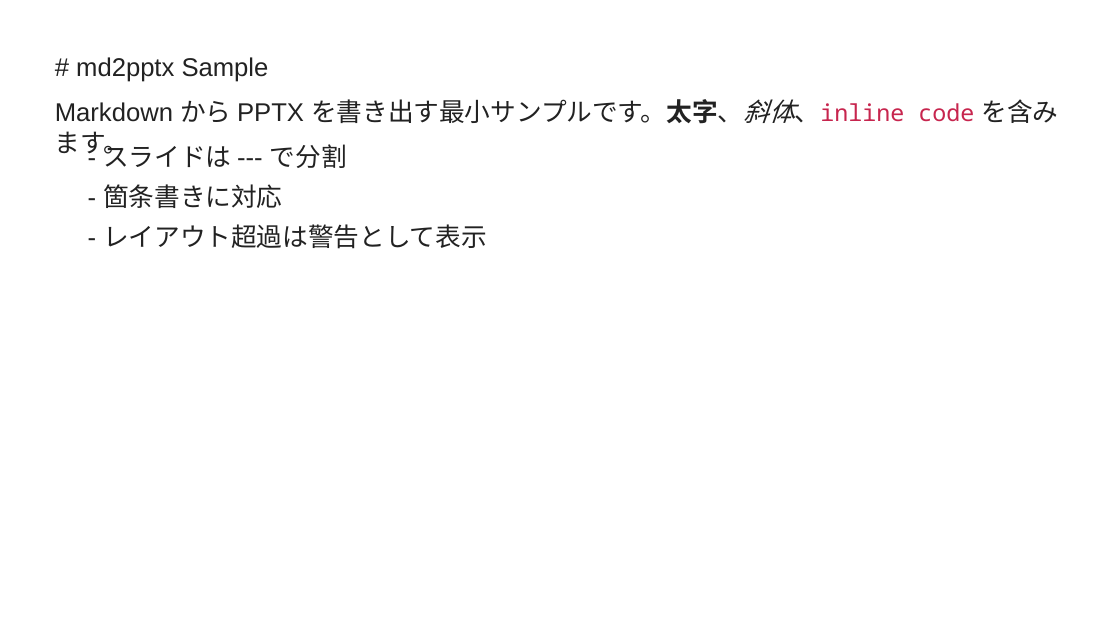
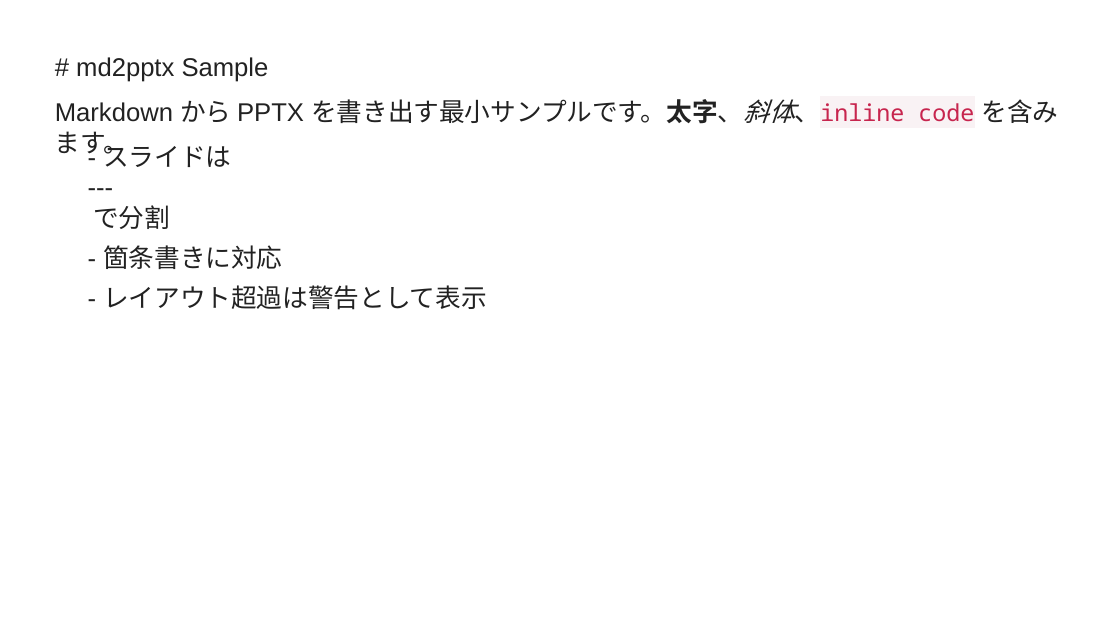
Before and after one commit to KiyoraOkubo/md2pptx-rs, a slide deck: slide 1 of examples/sample.pptx. Drawn at 1120x630 pixels with LibreOffice and Linux fonts; fonts in the diff are those of the drawing. Boxes give left, top, right and bottom in pixels: in the first picture for what was removed or moved away, otherwise in the second. Text is boxed around its words. In the diff, an @@ line names an element or a change of style, - is before the commit and + after.

Commit message:
Add two-column slide layout

```diff
--- a/examples/sample.pptx
+++ b/examples/sample.pptx
@@ text "- スライドは --- で分割" rewrapped from [103,144,347,168] to [93,146,231,229] @@
@@ text "- 箇条書きに対応": place and size @@
-text "- 箇条書きに対応" at [103,184,282,208]
+text "- 箇条書きに対応" at [103,245,282,269]
@@ text "- レイアウト超過は警告として表示": place and size @@
-text "- レイアウト超過は警告として表示" at [103,224,487,249]
+text "- レイアウト超過は警告として表示" at [103,285,487,310]
```
Also in this commit, not shown: 1 slide added, 9 other files.
